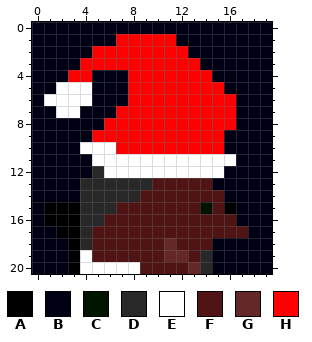
One commit to this pixel-art sprite: src/test/resources/images/christmas-scenes/09_santa/frame_001.png. That is the earlier state.
The file is 20x21 pixels.
Palette (. is transparent): A #000000  B #000014  C #001400  D #282828  E #ffffff  F #501414  G #642828  H #ff0000
Pixels before, first column x 0:
 0 BBBBBBBBBBBBBBBBBBBB
 1 BBBBBBBHHHHHBBBBBBBB
 2 BBBBBHHHHHHHHBBBBBBB
 3 BBBBHHHHHHHHHHBBBBBB
 4 BBBHHBBBHHHHHHHBBBBB
 5 BBEEEBBBHHHHHHHHBBBB
 6 BEEEEBBBHHHHHHHHHBBB
 7 BBEEBBBHHHHHHHHHHBBB
 8 BBBBBBHHHHHHHHHHHBBB
 9 BBBBBHHHHHHHHHHHBBBB
10 BBBBEEEHHHHHHHHHBBBB
11 BBBBBEEEEEEEEEEEEBBB
12 BBBBBDEEEEEEEEEEBBBB
13 BBBBDDDDDDFFFFFBBBBB
14 BBBBDDDDDFFFFFFFBBBB
15 BAAADDDFFFFFFFCFABBB
16 BAAADDFFFFFFFFFFFBBB
17 BBAADFFFFFFFFFFFFFBB
18 BBBADFFFFFFGFFFBBBBB
19 BBBAEFFFFFFGGFDBBBBB
20 BBBAEEEEEFFFFGDBBBBB
After the commit:
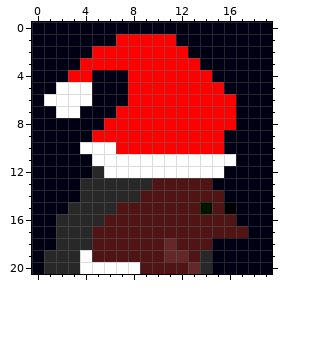
Difference:
Colour B replaces colour A in row 15 at x 1 to 2; in row 16 at x 1.
Colour D replaces colour A in row 15 at x 3; in rows 16 to 17 at x 2 to 3; in rows 18 to 20 at x 3.
Colour D replaces colour B in row 18 at x 2; in rows 19 to 20 at x 1 to 2.
Pixel boxes of the changes (left, top, right, bottom) in both pictures:
changed: (44, 202, 80, 274)
